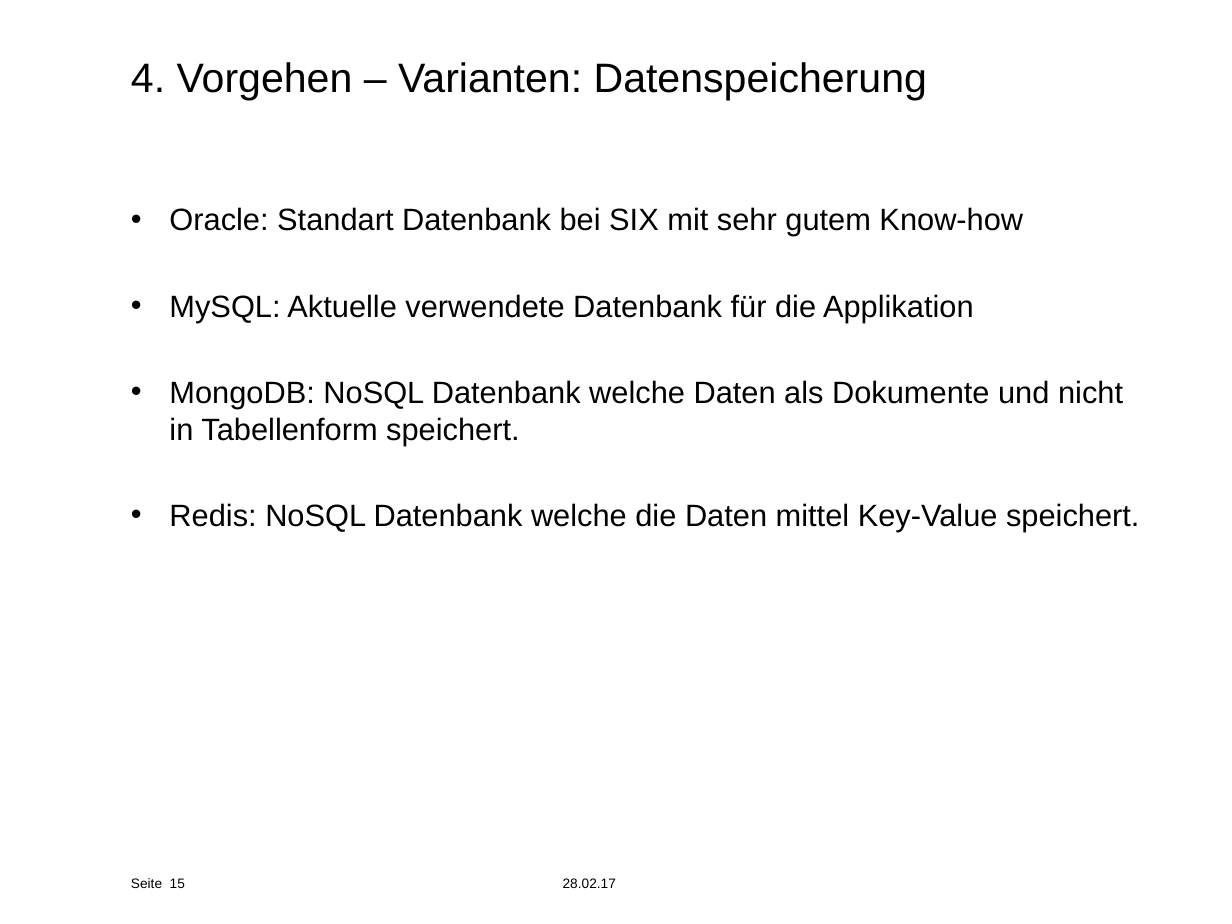
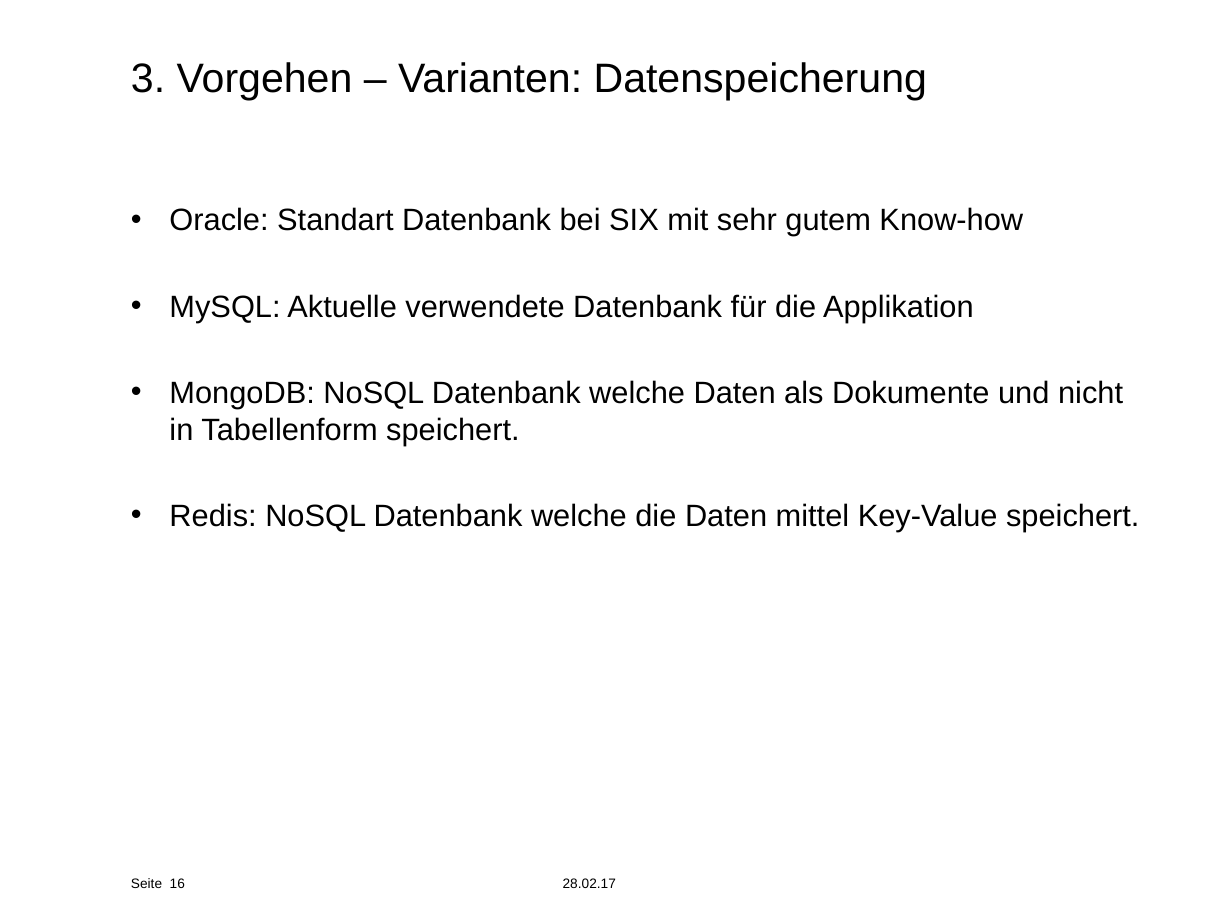
Before and after one commit to effusion/masterthesis, a slide deck: slide 16 of masterthesis_presentation.pptx (slide 15 before the commit). Drawn at 1232x924 pixels with LibreOffice and Linux fonts; fonts in the diff are those of the drawing; background and template pictures are left out. Boxes give left, top, right and bottom in pixels: in the first picture for what was removed or moved away, otherwise in the second. Text is boxed around its words. In the diff, an @@ line names an element or a change of style, - is before the commit and + after.

```diff
--- a/masterthesis_presentation.pptx
+++ b/masterthesis_presentation.pptx
@@ title at [131,62,927,100]: text changed @@
-4. Vorgehen – Varianten: Datenspeicherung
+3. Vorgehen – Varianten: Datenspeicherung
@@ page number at [170,878,185,888]: text changed @@
-15
+16
```
Also in this commit, not shown: 23 other slides changed, 7 slides added, 1 slide removed, 2 other files.
